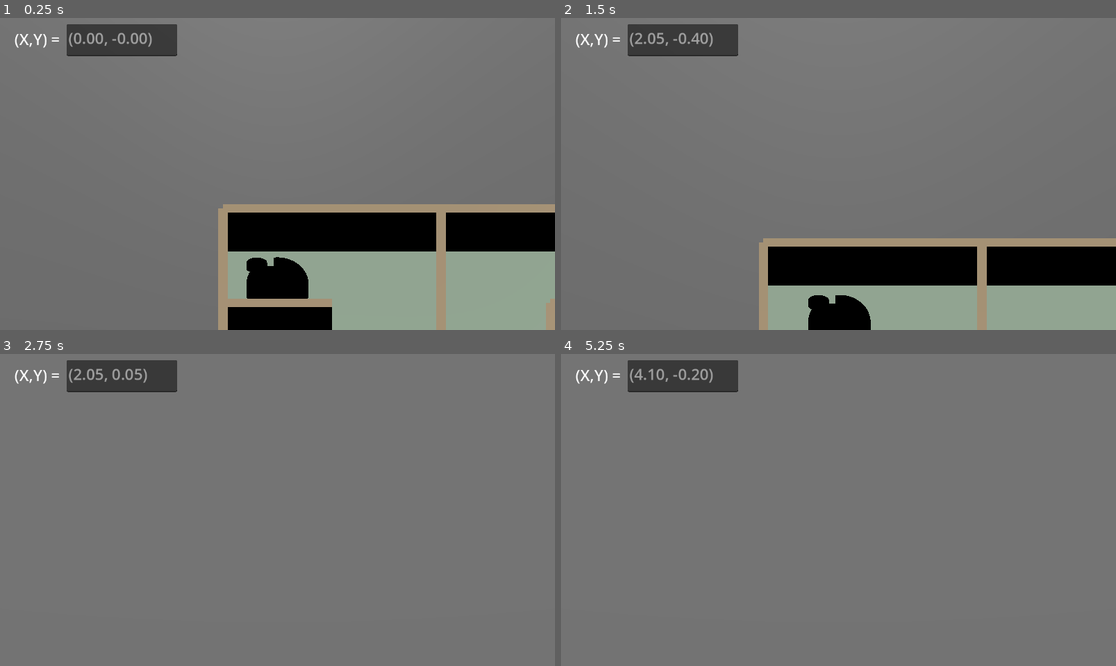
Above: before the commit, frames 1-4 (two rows, left to right).
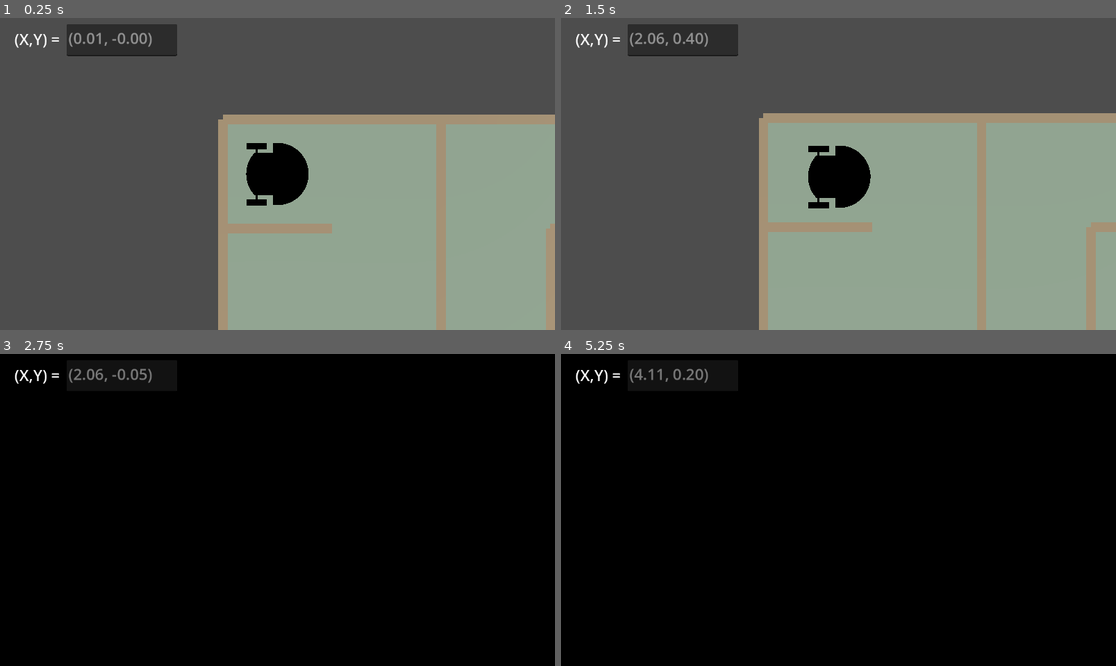
Above: after the commit, the same moments.

Repository: nameisalfio/q-learning-maze-robot
Game: Godot game, scene res://Maze.tscn
Same seed, same stepped clock (60 frames per second), same inputs: the game is played once before the commit and once after it.
Inputs:
- Up to frame 1 (0.25 s): no input
- Up to frame 2 (1.5 s): hold Up (move_up) 0.53-1.28 s; hold Right (move_dx) 0.53-1.28 s; hold Down (move_down) from 1.28 s (still down); tap Left (move_sx) at 1.35 s
- Up to frame 3 (2.75 s): release Down (move_down) at 2.03 s; hold Up (move_up) from 2.03 s (still down); hold ] (zoom_in) from 2.03 s (still down)
- Up to frame 4 (5.25 s): release ] (zoom_in) at 2.78 s; tap / (zoom_out) at 2.85 s; release Up (move_up) at 3.53 s; hold Right (move_dx) 3.53-4.28 s; hold Down (move_down) from 3.53 s (still down); tap Left (move_sx) at 4.35 s; hold ] (zoom_in) from 5.03 s (still down)

The runs differ from the first frame. In frame 1, 86% of the frame differs, in the area x 0-100%, y 0-100%; in frame 2, 90%; in frame 3, 100%; in frame 4, 100%.

Commit message:
Colliders funzionanti, bug fix vari e implementazione area di uscita dal labirinto

Diff:
--- a/GodotProject/DiffDriveRobot.tscn
+++ b/GodotProject/DiffDriveRobot.tscn
@@ -1,36 +1,7 @@
-[gd_scene load_steps=5 format=3 uid="uid://dbikic35gxbx7"]
+[gd_scene load_steps=2 format=3 uid="uid://dbikic35gxbx7"]
 
 [ext_resource type="PackedScene" uid="uid://dn3hlyumlcl0t" path="res://differential_drive_bot.tscn" id="1_27yxr"]
 
-[sub_resource type="CylinderShape3D" id="CylinderShape3D_27yxr"]
-height = 0.64978
-radius = 0.760742
-
-[sub_resource type="CylinderShape3D" id="CylinderShape3D_pt017"]
-height = 0.147491
-radius = 0.243652
-
-[sub_resource type="SphereShape3D" id="SphereShape3D_0r6wb"]
-radius = 0.103454
-
 [node name="Robot" type="Node3D"]
 
-[node name="Body" type="CharacterBody3D" parent="."]
-
-[node name="differential_drive_bot" parent="Body" instance=ExtResource("1_27yxr")]
-
-[node name="MainBody" type="CollisionShape3D" parent="Body"]
-transform = Transform3D(100, 0, 0, 0, 100, 0, 0, 0, 100, 0, 42.6086, 0)
-shape = SubResource("CylinderShape3D_27yxr")
-
-[node name="WheelDX" type="CollisionShape3D" parent="Body"]
-transform = Transform3D(100, 0, 0, 0, -4.37114e-06, 100, 0, -100, -4.37114e-06, -50.1723, 25.4342, 68.1107)
-shape = SubResource("CylinderShape3D_pt017")
-
-[node name="WheelSX" type="CollisionShape3D" parent="Body"]
-transform = Transform3D(100, 0, 0, 0, -4.37114e-06, 100, 0, -100, -4.37114e-06, -50.172, 25.434, -66.96)
-shape = SubResource("CylinderShape3D_pt017")
-
-[node name="Bottom" type="CollisionShape3D" parent="Body"]
-transform = Transform3D(100, 0, 0, 0, 100, 0, 0, 0, 100, 50.0531, 10.2354, 0)
-shape = SubResource("SphereShape3D_0r6wb")
+[node name="differential_drive_bot" parent="." instance=ExtResource("1_27yxr")]
--- a/GodotProject/Maze.tscn
+++ b/GodotProject/Maze.tscn
@@ -5,18 +5,18 @@
 [ext_resource type="Script" uid="uid://cinxqrdyi4v6f" path="res://scripts/camera.gd" id="3_byshg"]
 [ext_resource type="Script" uid="uid://d0dxwvsahse1l" path="res://scripts/robot.gd" id="4_m0p1e"]
 
-[sub_resource type="PhysicsMaterial" id="PhysicsMaterial_m0p1e"]
-
-[sub_resource type="PlaneMesh" id="PlaneMesh_m0p1e"]
-size = Vector2(2000, 2000)
-
-[sub_resource type="BoxShape3D" id="BoxShape3D_qrwu0"]
-margin = 0.0
-size = Vector3(2000, 0.5, 2000)
+[sub_resource type="PhysicsMaterial" id="PhysicsMaterial_qrwu0"]
 
 [sub_resource type="CylinderShape3D" id="CylinderShape3D_m0p1e"]
-height = 1.68172
+height = 2.71609
 radius = 3.03223
+
+[sub_resource type="SphereShape3D" id="SphereShape3D_0ma3q"]
+radius = 0.41699
+
+[sub_resource type="CylinderShape3D" id="CylinderShape3D_cu42j"]
+height = 0.61438
+radius = 1.01416
 
 [node name="World" type="Node3D"]
 
@@ -54,23 +54,43 @@
 theme_override_font_sizes/font_size = 32
 editable = false
 
-[node name="Floor" type="StaticBody3D" parent="."]
-transform = Transform3D(1, 0, 0, 0, 1, 0, 0, 0, 1, 0, -0.5, 0)
-physics_material_override = SubResource("PhysicsMaterial_m0p1e")
-
-[node name="MeshInstance3D" type="MeshInstance3D" parent="Floor"]
-mesh = SubResource("PlaneMesh_m0p1e")
-
-[node name="CollisionShape3D" type="CollisionShape3D" parent="Floor"]
-shape = SubResource("BoxShape3D_qrwu0")
-
-[node name="Robot" type="CharacterBody3D" parent="."]
-collision_priority = 2.0
+[node name="Robot" type="RigidBody3D" parent="."]
+physics_material_override = SubResource("PhysicsMaterial_qrwu0")
 script = ExtResource("4_m0p1e")
 
 [node name="Robot" parent="Robot" instance=ExtResource("2_vg3ne")]
 transform = Transform3D(0.04, 0, 0, 0, 0.04, 0, 0, 0, 0.04, 0, 0, 0)
 
-[node name="CollisionShape3D" type="CollisionShape3D" parent="Robot"]
-transform = Transform3D(1, 0, 0, 0, 1, 0, 0, 0, 1, 0, 1.20234, 0)
+[node name="Area3D" type="Area3D" parent="Robot"]
+
+[node name="CorpoPrincipale" type="CollisionShape3D" parent="Robot/Area3D"]
+transform = Transform3D(1, 0, 0, 0, 1, 0, 0, 0, 1, 0, 1.7552, 0)
 shape = SubResource("CylinderShape3D_m0p1e")
+
+[node name="PuntoAppoggio" type="CollisionShape3D" parent="Robot/Area3D"]
+transform = Transform3D(1, 0, 0, 0, 1, 0, 0, 0, 1, 1.99915, 0.383934, 0)
+shape = SubResource("SphereShape3D_0ma3q")
+
+[node name="RuotaDX" type="CollisionShape3D" parent="Robot/Area3D"]
+transform = Transform3D(1, 0, 0, 0, -4.37114e-08, 1, 0, -1, -4.37114e-08, -1.99789, 1.00394, 2.72622)
+shape = SubResource("CylinderShape3D_cu42j")
+
+[node name="RuotaSX" type="CollisionShape3D" parent="Robot/Area3D"]
+transform = Transform3D(1, 0, 0, 0, -4.37114e-08, 1, 0, -1, -4.37114e-08, -1.99789, 1.00394, -2.67805)
+shape = SubResource("CylinderShape3D_cu42j")
+
+[node name="CorpoPrincipale" type="CollisionShape3D" parent="Robot"]
+transform = Transform3D(1, 0, 0, 0, 1, 0, 0, 0, 1, 0, 1.7552, 0)
+shape = SubResource("CylinderShape3D_m0p1e")
+
+[node name="PuntoAppoggio" type="CollisionShape3D" parent="Robot"]
+transform = Transform3D(1, 0, 0, 0, 1, 0, 0, 0, 1, 1.99915, 0.383934, 0)
+shape = SubResource("SphereShape3D_0ma3q")
+
+[node name="RuotaDX" type="CollisionShape3D" parent="Robot"]
+transform = Transform3D(1, 0, 0, 0, -4.37114e-08, 1, 0, -1, -4.37114e-08, -1.99789, 1.00394, 2.72622)
+shape = SubResource("CylinderShape3D_cu42j")
+
+[node name="RuotaSX" type="CollisionShape3D" parent="Robot"]
+transform = Transform3D(1, 0, 0, 0, -4.37114e-08, 1, 0, -1, -4.37114e-08, -1.99789, 1.00394, -2.67805)
+shape = SubResource("CylinderShape3D_cu42j")
--- a/GodotProject/scripts/camera.gd
+++ b/GodotProject/scripts/camera.gd
@@ -11,7 +11,7 @@
 	projection = PROJECTION_ORTHOGONAL
 	size = height
 	# Fissa la rotazione per una vista dall'alto (top-down)
-	rotation_degrees = Vector3(-60, 0, 0)
+	rotation_degrees = Vector3(-90, 0, 0) # -60 per visione leggermente laterale
 
 func _process(delta):
 	if robot:
--- a/GodotProject/scripts/generate_maze.gd
+++ b/GodotProject/scripts/generate_maze.gd
@@ -53,16 +53,34 @@
 				_dfs(Vector2i(nx, ny))
 
 func build_floor():
-	var floor = MeshInstance3D.new()
-	floor.mesh = PlaneMesh.new()
-	floor.mesh.size = Vector2(maze_width * cell_size, maze_height * cell_size)
+	var floor_body = StaticBody3D.new()
+	floor_body.name = "MazeFloor"
+	floor_body.collision_layer = 1
+	floor_body.collision_mask = 1
+
+	var floor_mesh = MeshInstance3D.new()
+	var plane_mesh = PlaneMesh.new()
+	plane_mesh.size = Vector2(maze_width * cell_size, maze_height * cell_size)
+	floor_mesh.mesh = plane_mesh
 
 	var floor_material = StandardMaterial3D.new()
 	floor_material.albedo_color = Color(0.75, 0.85, 0.75) # verde salvia chiaro
+	floor_mesh.material_override = floor_material
 
-	floor.material_override = floor_material
-	floor.transform.origin = Vector3((maze_width * cell_size) / 2 - cell_size / 2, 0, (maze_height * cell_size) / 2 - cell_size / 2)
-	add_child(floor)
+	# Posizione centrata
+	var center_x = (maze_width * cell_size) / 2 - cell_size / 2
+	var center_z = (maze_height * cell_size) / 2 - cell_size / 2
+	floor_body.transform.origin = Vector3(center_x, 0, center_z)
+
+	var collider = CollisionShape3D.new()
+	var shape = BoxShape3D.new()
+	shape.size = Vector3(maze_width * cell_size, 0.1, maze_height * cell_size)
+	collider.shape = shape
+	collider.transform.origin = Vector3(0, -0.05, 0) # leggermente sotto per evitare intersezioni
+
+	floor_body.add_child(floor_mesh)
+	floor_body.add_child(collider)
+	add_child(floor_body)
 
 func build_maze():
 	var wall_size_h = Vector3(cell_size, wall_height, wall_thickness)
@@ -85,8 +103,12 @@
 			if cell[3]: # West
 				_place_wall(Vector3(cx - cell_size / 2, wall_height / 2, cz), wall_size_v, wall_material)
 
+	var goal_pos = Vector3(maze_width * cell_size, 0, (maze_height - 1) * cell_size)
+	create_goal_area(goal_pos)
+
 func _place_wall(position: Vector3, size: Vector3, material: Material):
 	var wall_body = StaticBody3D.new()
+	wall_body.add_to_group("walls")
 	wall_body.transform.origin = position
 	wall_body.collision_layer = 1
 	wall_body.collision_mask = 1
@@ -105,3 +127,50 @@
 	wall_body.add_child(collider)
 
 	add_child(wall_body)
+
+func create_goal_area(position: Vector3):
+	# --- CREA UNA PIATTAFORMA SOLIDA ---
+	var platform_body = StaticBody3D.new()
+	platform_body.transform.origin = position + Vector3(0, 0.01, 0)  # leggero offset per evitare z-fighting
+
+	var platform_mesh = MeshInstance3D.new()
+	var mesh = BoxMesh.new()
+	mesh.size = Vector3(cell_size, 0.1, cell_size)
+	platform_mesh.mesh = mesh
+
+	var material = StandardMaterial3D.new()
+	material.albedo_color = Color(0.6, 0.85, 0.9)
+	mesh.material = material
+	platform_body.add_child(platform_mesh)
+
+	var collider = CollisionShape3D.new()
+	var shape = BoxShape3D.new()
+	shape.size = Vector3(cell_size, 0.1, cell_size)
+	collider.shape = shape
+	platform_body.add_child(collider)
+
+	add_child(platform_body)
+
+	# --- CREA L'AREA DI GOAL SOPRA LA PIATTAFORMA ---
+	var goal_area = Area3D.new()
+	goal_area.name = "GoalArea"
+	goal_area.monitoring = true
+	goal_area.collision_layer = 2
+	goal_area.collision_mask = 1  # il robot deve avere layer 1
+
+	var goal_collider = CollisionShape3D.new()
+	var goal_shape = BoxShape3D.new()
+	goal_shape.size = Vector3(1.0, 1.0, 1.0)
+	goal_collider.shape = goal_shape
+	goal_collider.transform.origin = Vector3(0, 0.5, 0)
+
+	goal_area.transform.origin = position + Vector3(0, 0.05, 0)
+	goal_area.add_child(goal_collider)
+
+	goal_area.connect("body_entered", Callable(self, "_on_goal_area_entered"))
+	add_child(goal_area)
+
+func _on_goal_area_entered(body):
+	if body.is_in_group("robot"):
+		print("Obiettivo raggiunto!")
+		DDS.publish("GoalReached", DDS.DDS_TYPE_INT, 1)
--- a/GodotProject/scripts/robot.gd
+++ b/GodotProject/scripts/robot.gd
@@ -1,35 +1,90 @@
 extends Node3D
 
-var theRobot
-var left_motor : HingeJoint3D
-var right_motor : HingeJoint3D
 @onready var xy_text_edit = $"../CanvasGroup/XY"
+@onready var theRobot = $"."
 
-# Called when the node enters the scene tree for the first time.
+var x := 0.0
+var y := 0.0
+var theta := 0.0
+var step_size := 0.2
+var angle_step := deg_to_rad(15)
+
+var collided := false
+
 func _ready():
-	#inizializzazione server
-	theRobot = $"."
+	theRobot.add_to_group("robot")
+	DDS.publish("GoalReached", DDS.DDS_TYPE_INT, 0)
+	DDS.subscribe("Action")
 	DDS.subscribe("X")
 	DDS.subscribe("Y")
 	DDS.subscribe("Theta")
 
-	#print(theRobot.global_position.x, " ", -theRobot.global_position.z, " ", theRobot.global_rotation.y)
-	_edit_xy_text(theRobot.global_position.x, -theRobot.global_position.z)
+	var area = $Area3D
+	area.connect("body_entered", Callable(self, "_on_collision_with_wall"))
 
-func _physics_process(delta):
-	pass
+	_edit_xy_text(x, y)
+
+func _on_collision_with_wall(body):
+	if body.is_in_group("walls"):
+		collided = true
+		print("Collision!")
 
 
-# Called every frame. 'delta' is the elapsed time since the previous frame.
+func _physics_process(_delta):
+	var action = DDS.read("Action")
+
+	if action != null:
+		var prev_x = x
+		var prev_y = y
+		var prev_theta = theta
+		print("Received action:", action)
+
+		match action:
+			0:
+				# Avanza
+				x += step_size * cos(theta)
+				y += step_size * sin(theta)
+			1:
+				# Ruota a destra
+				theta -= angle_step
+			2:
+				# Ruota a sinistra
+				theta += angle_step
+
+		# Aggiorna posizione
+		theRobot.global_position.x = x
+		theRobot.global_position.z = -y
+		theRobot.rotation.y = theta
+
+		if collided:
+			print("Collision! Movement reverted.")
+			# Ripristina posizione e segnala collisione
+			x = prev_x
+			y = prev_y
+			theta = prev_theta
+			theRobot.global_position.x = x
+			theRobot.global_position.z = -y
+			theRobot.rotation.y = theta
+			collided = false
+			DDS.publish("Collision", DDS.DDS_TYPE_INT, 1)
+		else:
+			DDS.publish("Collision", DDS.DDS_TYPE_INT, 0)
+
+	_edit_xy_text(x, y)
+
 func _process(_delta):
-	#print(theRobot.global_position.x, " ", -theRobot.global_position.z, " ", theRobot.global_rotation.y)
 	DDS.publish("tick", DDS.DDS_TYPE_FLOAT, _delta)
 
 	var x = DDS.read("X")
 	var y = DDS.read("Y")
 	var theta = DDS.read("Theta")
 
-	# solo per testare i collider
+	if (x != null)and(y != null)and(theta != null):
+		theRobot.global_position.x = x
+		theRobot.global_position.z = -y
+		theRobot.global_rotation.y = theta
+
+	# solo debug
 	if Input.is_action_pressed("move_dx"):
 		theRobot.global_position.x += 0.05
 	elif Input.is_action_pressed("move_sx"):
@@ -39,17 +94,7 @@
 	elif Input.is_action_pressed("move_down"):
 		theRobot.global_position.z += 0.05
 
-
-	if (x != null)and(y != null)and(theta != null):
-		theRobot.global_position.x = x
-		theRobot.global_position.z = -y
-		theRobot.global_rotation.y = theta
-
-	_edit_xy_text(theRobot.global_position.x, -theRobot.global_position.z)
-
-
-func _integrate_forces(state):
-	pass
+	_edit_xy_text(theRobot.global_position.x,theRobot.global_position.z)
 
 func _edit_xy_text(x, y):
 	xy_text_edit.text = "(%.2f, %.2f)" % [x,y]
